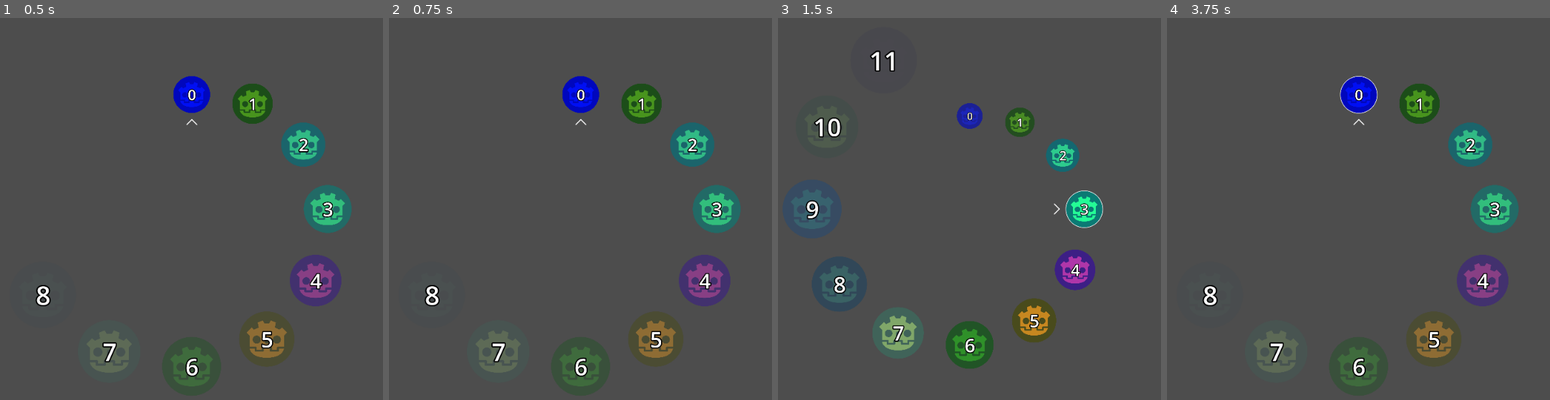
Above: before the commit, frames 1-4 (left to right).
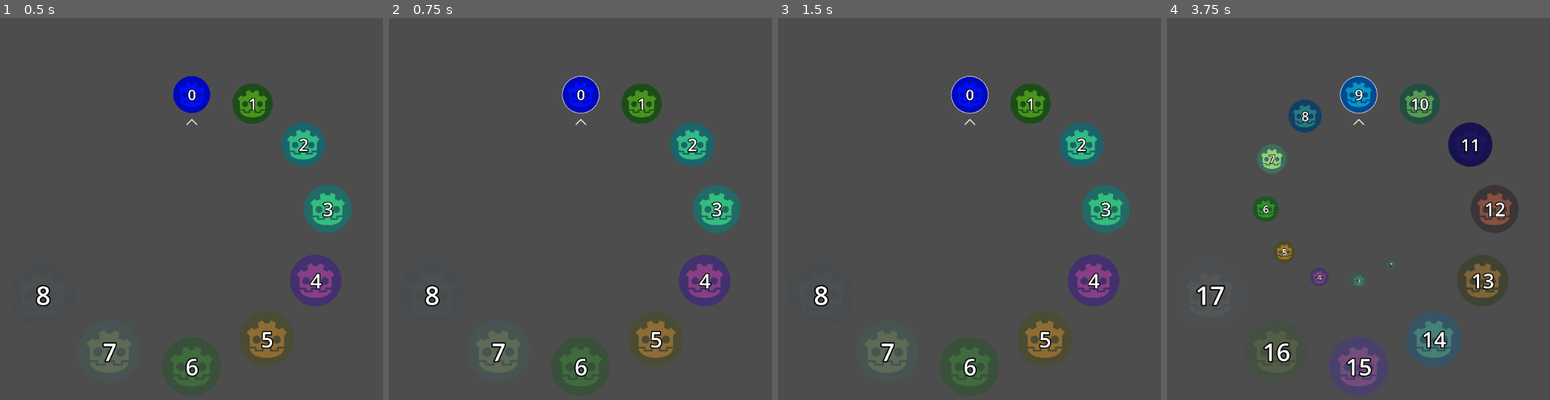
Above: after the commit, the same moments.

Repository: redpebble/godot-components
Game: Godot game, scene res://demo.tscn
Same seed, same stepped clock (60 frames per second), same inputs: the game is played once before the commit and once after it.
Inputs:
- Up to frame 1 (0.5 s): no input
- Up to frame 2 (0.75 s): tap Enter at 0.5 s; hold Right (ui_right) from 0.53 s (still down)
- Up to frame 3 (1.5 s): tap Space (ui_select) at 0.77, 1.25 s; release Right (ui_right) at 1.28 s; hold Down (ui_down) from 1.28 s (still down)
- Up to frame 4 (3.75 s): tap Space (ui_select) at 1.52, 2.75, 3.02 s; tap Enter at 2, 3.5 s; release Down (ui_down) at 2.03 s; hold Right (ui_right) 2.03-2.78 s; hold Up (ui_up) 2.78-3.53 s; hold Left (ui_left) from 3.53 s (still down)

Frame 1 is identical in both runs. In frame 2, less than 0.1% of the frame differs, in the area x 45-55%, y 15-26%; in frame 3, 13%, in the area x 3-92%, y 8-97%; in frame 4, 11%.

Commit message:
reduce/cleanup code

Diff:
--- a/helical-menu/demo.tscn
+++ b/helical-menu/demo.tscn
@@ -8,7 +8,11 @@
 
 [node name="HelicalMenu" parent="." instance=ExtResource("1_gkkkl")]
 position = Vector2(500, 500)
+slots = null
+visible_items = null
 menu_radius = 200.0
 item_scale_ratio = 0.25
+static_cursor = true
+wrap_item_list = null
 
 [connection signal="item_selected" from="HelicalMenu" to="." method="_on_helical_menu_item_selected"]
--- a/helical-menu/helical_menu.gd
+++ b/helical-menu/helical_menu.gd
@@ -12,8 +12,6 @@
 @export var item_scale_ratio: float = 1
 ## Rotate the menu instead of the cursor.
 @export var static_cursor: bool = false
-## When no input is detected, maintain the last highlighted item. When [member static_cursor] is enabled, this is always true.
-@export var maintain_highlight: bool = false
 ## Wrap the item list so that the last item is next to the first.
 @export var wrap_item_list: bool = false
 
@@ -47,7 +45,6 @@
 	_update_items()
 	_update_cursor()
 
-var last = 0
 func _process(_delta: float) -> void:
 	var input_vector = Input.get_vector('ui_left', 'ui_right', 'ui_up', 'ui_down')
 	var input_angle = _calc_input_angle(input_vector)
@@ -62,7 +59,7 @@
 func _highlight_with_radial_cursor(input_vector: Vector2):
 	if input_vector == Vector2.ZERO:
 		if !_is_rotating: return
-		_cursor_rotation = _get_nearest_slot_angle(_cursor_rotation)
+		_cursor_rotation = _calc_slot_angle(_calc_nearest_slot_index(_cursor_rotation))
 		_update_cursor()
 		_saved_offset = _cursor_rotation
 		_is_rotating = false
@@ -70,7 +67,7 @@
 
 	if !wrap_item_list:
 		if (_item_index == 0 && _input_direction < 0) || (_item_index == _item_list.size()-1 && _input_direction > 0):
-			_cursor_rotation = _angle_interval * _slot_index
+			_cursor_rotation = _calc_slot_angle(_slot_index)
 			_update_cursor()
 			_saved_offset = _cursor_rotation
 			_is_rotating = false
@@ -86,16 +83,24 @@
 	_cursor_rotation = input_angle
 	_update_cursor()
 
-	_highlight_nearest_slot(input_angle)
+	_highlight_slot(_calc_nearest_slot_index(input_angle))
 
 func _highlight_with_static_cursor(input_vector: Vector2):
 	if input_vector == Vector2.ZERO:
 		if !_is_rotating: return
-		_menu_rotation = _get_nearest_slot_angle(_menu_rotation)
+		_menu_rotation = _calc_slot_angle(_calc_nearest_slot_index(_menu_rotation))
 		_update_items()
 		_saved_offset = _menu_rotation
 		_is_rotating = false
 		return
+
+	if !wrap_item_list:
+		if (_item_index == 0 && _input_direction > 0) || (_item_index == _item_list.size()-1 && _input_direction < 0):
+			_menu_rotation = _calc_slot_angle(_slot_index)
+			_update_items()
+			_saved_offset = _menu_rotation
+			_is_rotating = false
+			return
 
 	var input_angle = _calc_input_angle(input_vector)
 	if !_is_rotating:
@@ -107,7 +112,7 @@
 	_menu_rotation = input_angle
 	_update_items()
 
-	_highlight_nearest_slot(-input_angle)
+	_highlight_slot(_calc_nearest_slot_index(-input_angle))
 
 func _update_items():
 	_visible_list.clear()
@@ -138,16 +143,11 @@
 
 	_set_highlight()
 
-func _hide_item(item_index):
-	if item_index < 0 || item_index >= _item_list.size(): return
-	var item = _item_list[item_index]
-	item.hide()
-
 func _update_item(item_index, slot_index, d_radius = 0, d_scale = 0, d_alpha = 0):
 	if item_index < 0 || item_index >= _item_list.size(): return
 	var item = _item_list[item_index]
 	item.show()
-	var angle = _angle_interval * slot_index + _menu_rotation
+	var angle = _calc_slot_angle(slot_index) + _menu_rotation
 	item.rotation = angle
 	item.get_content().rotation = -angle
 	item.get_content().position.y = -menu_radius - d_radius
@@ -155,31 +155,24 @@
 	item.get_icon().modulate.a = 1 - d_alpha
 	_visible_list.append(item_index)
 
+func _hide_item(item_index):
+	if item_index < 0 || item_index >= _item_list.size(): return
+	var item = _item_list[item_index]
+	item.hide()
+
 func _update_cursor():
 	$Cursor.rotation = _cursor_rotation
 
-func _highlight_nearest_slot(angle: float): # this could be made more efficient
+func _calc_nearest_slot_index(angle: float): # this could be made more efficient
 	angle = _normalize_angle(angle)
 	var min_diff = PI
 	var index = -1
 	for i in slots:
-		var diff = _calc_angle_diff(angle, i * _angle_interval)
+		var diff = _calc_angle_diff(angle, _calc_slot_angle(i))
 		if diff < min_diff:
 			min_diff = diff
 			index = i
-	if _slot_index != index:
-		_highlight_slot(index)
-
-func _get_nearest_slot_angle(angle: float) -> float: # this could be made more efficient
-	angle = _normalize_angle(angle)
-	var min_diff = PI
-	var nearest_angle = 0
-	for i in slots:
-		var diff = _calc_angle_diff(angle, i * _angle_interval)
-		if diff < min_diff:
-			min_diff = diff
-			nearest_angle = i * _angle_interval
-	return nearest_angle
+	return index
 
 func _highlight_slot(new_slot_index: int):
 	if new_slot_index >= slots: return
@@ -189,7 +182,7 @@
 		if new_item_index < 0 || new_item_index >= _item_list.size():
 			return
 	else:
-		new_item_index = posmod(_item_index, _item_list.size())
+		new_item_index = posmod(new_item_index, _item_list.size())
 	_item_index = new_item_index
 	_slot_index = new_slot_index
 	_highlight_index = _item_index
@@ -228,3 +221,6 @@
 
 func _calc_angle_diff(a, b):
 	return abs(_calc_rotation_vector(a, b, 2*PI))
+
+func _calc_slot_angle(slot_index):
+	return _angle_interval * slot_index
--- a/helical-menu/helical_menu.tscn
+++ b/helical-menu/helical_menu.tscn
@@ -10,7 +10,6 @@
 menu_radius = null
 item_scale_ratio = null
 static_cursor = null
-maintain_highlight = null
 wrap_item_list = null
 
 [node name="Cursor" type="Node2D" parent="."]
